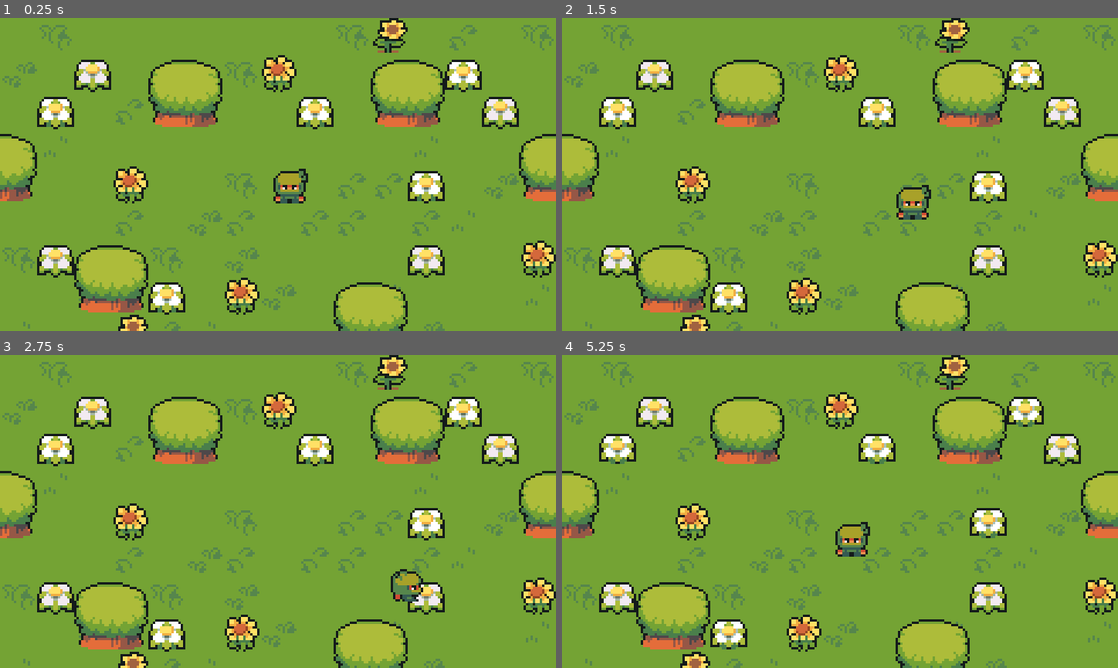
Above: before the commit, frames 1-4 (two rows, left to right).
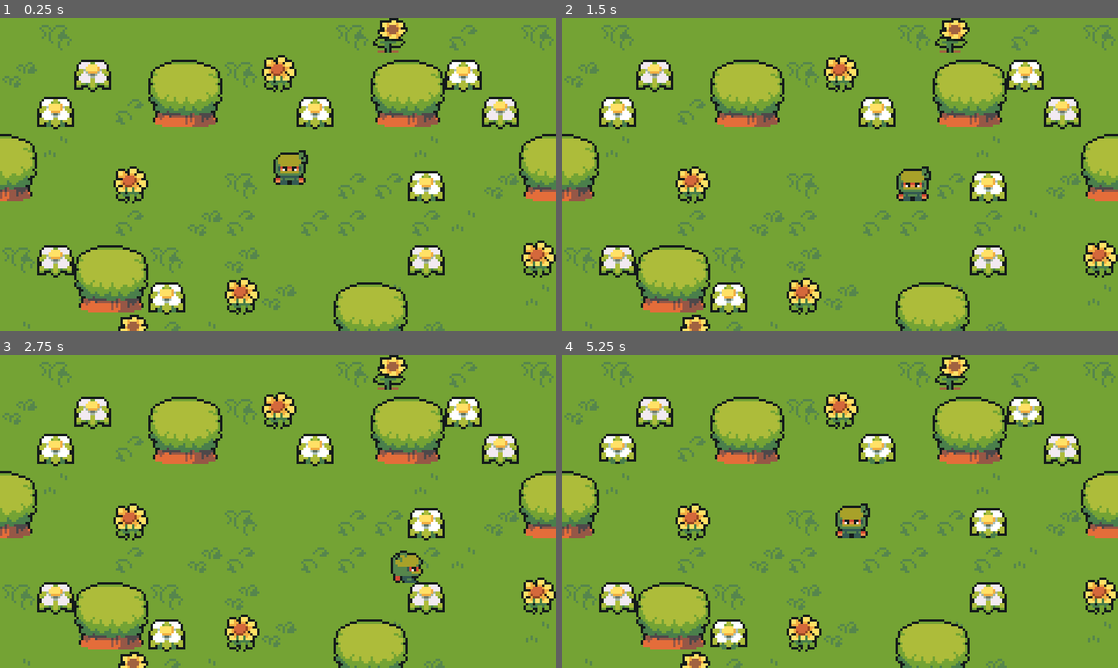
Above: after the commit, the same moments.

Repository: TimCurtis468/Godot_ARPG_Tutorial
Game: Godot game, scene res://scenes/world.tscn
The game is run twice, just before and just after one commit, with the same random seed, the same clock (stepped at 60 frames per second) and the same inputs.
Inputs:
- Up to frame 1 (0.25 s): no input
- Up to frame 2 (1.5 s): hold Right (ui_right) 0.53-1.28 s; hold Down (ui_down) from 1.28 s (still down)
- Up to frame 3 (2.75 s): release Down (ui_down) at 2.03 s; hold Right (ui_right) from 2.03 s (still down)
- Up to frame 4 (5.25 s): release Right (ui_right) at 2.78 s; hold Up (ui_up) 2.78-3.53 s; hold Left (ui_left) 3.53-5.03 s; hold Down (ui_down) from 5.03 s (still down)

The runs differ from the first frame. In frame 1, 0.9% of the frame differs, in the area x 49-56%, y 42-60%; in frame 2, 0.9%; in frame 3, 0.8%; in frame 4, 0.9%.

Commit message:
Tilemap Y sort for tress and player.tscnTutorial #6
https://www.youtube.com/watch?v=UdmD_2EcEgU&list=PLMQtM2GgbPEVuTgD4Ln17ombTg6EahSLr&index=6

Diff:
--- a/player/player.tscn
+++ b/player/player.tscn
@@ -2,6 +2,21 @@
 
 [ext_resource type="Script" path="res://player/player.gd" id="1_7djxm"]
 [ext_resource type="Texture2D" uid="uid://sbhmogbaqn2q" path="res://art/SpriteSheet.png" id="1_tr6du"]
+
+[sub_resource type="Animation" id="Animation_ky75a"]
+length = 0.001
+tracks/0/type = "value"
+tracks/0/imported = false
+tracks/0/enabled = true
+tracks/0/path = NodePath("Sprite2D:frame_coords")
+tracks/0/interp = 1
+tracks/0/loop_wrap = true
+tracks/0/keys = {
+"times": PackedFloat32Array(0),
+"transitions": PackedFloat32Array(1),
+"update": 1,
+"values": [Vector2i(0, 0)]
+}
 
 [sub_resource type="Animation" id="Animation_yt2mt"]
 resource_name = "walkDown"
@@ -19,39 +34,6 @@
 "transitions": PackedFloat32Array(1, 1, 1, 1),
 "update": 1,
 "values": [Vector2i(0, 0), Vector2i(0, 1), Vector2i(0, 2), Vector2i(0, 3)]
-}
-
-[sub_resource type="Animation" id="Animation_ky75a"]
-length = 0.001
-tracks/0/type = "value"
-tracks/0/imported = false
-tracks/0/enabled = true
-tracks/0/path = NodePath("Sprite2D:frame_coords")
-tracks/0/interp = 1
-tracks/0/loop_wrap = true
-tracks/0/keys = {
-"times": PackedFloat32Array(0),
-"transitions": PackedFloat32Array(1),
-"update": 1,
-"values": [Vector2i(0, 0)]
-}
-
-[sub_resource type="Animation" id="Animation_18ayv"]
-resource_name = "walkUp"
-length = 0.8
-loop_mode = 1
-step = 0.2
-tracks/0/type = "value"
-tracks/0/imported = false
-tracks/0/enabled = true
-tracks/0/path = NodePath("Sprite2D:frame_coords")
-tracks/0/interp = 1
-tracks/0/loop_wrap = true
-tracks/0/keys = {
-"times": PackedFloat32Array(0, 0.2, 0.4, 0.6),
-"transitions": PackedFloat32Array(1, 1, 1, 1),
-"update": 1,
-"values": [Vector2i(1, 0), Vector2i(1, 1), Vector2i(1, 2), Vector2i(1, 3)]
 }
 
 [sub_resource type="Animation" id="Animation_l41ub"]
@@ -90,6 +72,24 @@
 "values": [Vector2i(3, 0), Vector2i(3, 1), Vector2i(3, 2), Vector2i(3, 3)]
 }
 
+[sub_resource type="Animation" id="Animation_18ayv"]
+resource_name = "walkUp"
+length = 0.8
+loop_mode = 1
+step = 0.2
+tracks/0/type = "value"
+tracks/0/imported = false
+tracks/0/enabled = true
+tracks/0/path = NodePath("Sprite2D:frame_coords")
+tracks/0/interp = 1
+tracks/0/loop_wrap = true
+tracks/0/keys = {
+"times": PackedFloat32Array(0, 0.2, 0.4, 0.6),
+"transitions": PackedFloat32Array(1, 1, 1, 1),
+"update": 1,
+"values": [Vector2i(1, 0), Vector2i(1, 1), Vector2i(1, 2), Vector2i(1, 3)]
+}
+
 [sub_resource type="AnimationLibrary" id="AnimationLibrary_dnewd"]
 _data = {
 "RESET": SubResource("Animation_ky75a"),
@@ -100,11 +100,14 @@
 }
 
 [node name="Player" type="CharacterBody2D"]
+z_index = 1
+y_sort_enabled = true
 texture_filter = 1
 script = ExtResource("1_7djxm")
 
 [node name="Sprite2D" type="Sprite2D" parent="."]
 texture = ExtResource("1_tr6du")
+offset = Vector2(0, -8)
 hframes = 4
 vframes = 7
 
--- a/scenes/world.tscn
+++ b/scenes/world.tscn
@@ -471,6 +471,7 @@
 0:0/size_in_atlas = Vector2i(2, 2)
 0:0/0 = 0
 0:0/0/texture_origin = Vector2i(-8, 8)
+0:0/0/y_sort_origin = 7
 2:0/0 = 0
 3:0/0 = 0
 4:0/0 = 0
@@ -866,11 +867,8 @@
 
 [node name="World" type="Node2D"]
 
-[node name="Player" parent="." instance=ExtResource("1_syusq")]
-z_index = 1
-position = Vector2(125, 72)
-
 [node name="TileMap" type="TileMap" parent="."]
+y_sort_enabled = true
 tile_set = SubResource("TileSet_pt8yy")
 format = 2
 layer_0/name = "ground"
@@ -885,7 +883,11 @@
 layer_2/name = "trees"
 layer_2/enabled = true
 layer_2/modulate = Color(1, 1, 1, 1)
-layer_2/y_sort_enabled = false
+layer_2/y_sort_enabled = true
 layer_2/y_sort_origin = 0
-layer_2/z_index = 0
+layer_2/z_index = 1
 layer_2/tile_data = PackedInt32Array(131076, 1, 0, 524297, 1, 0, 262158, 1, 0, 131082, 1, 0, 458754, 1, 0, 327679, 1, 0)
+
+[node name="Player" parent="TileMap" instance=ExtResource("1_syusq")]
+z_index = 1
+position = Vector2(125, 72)
